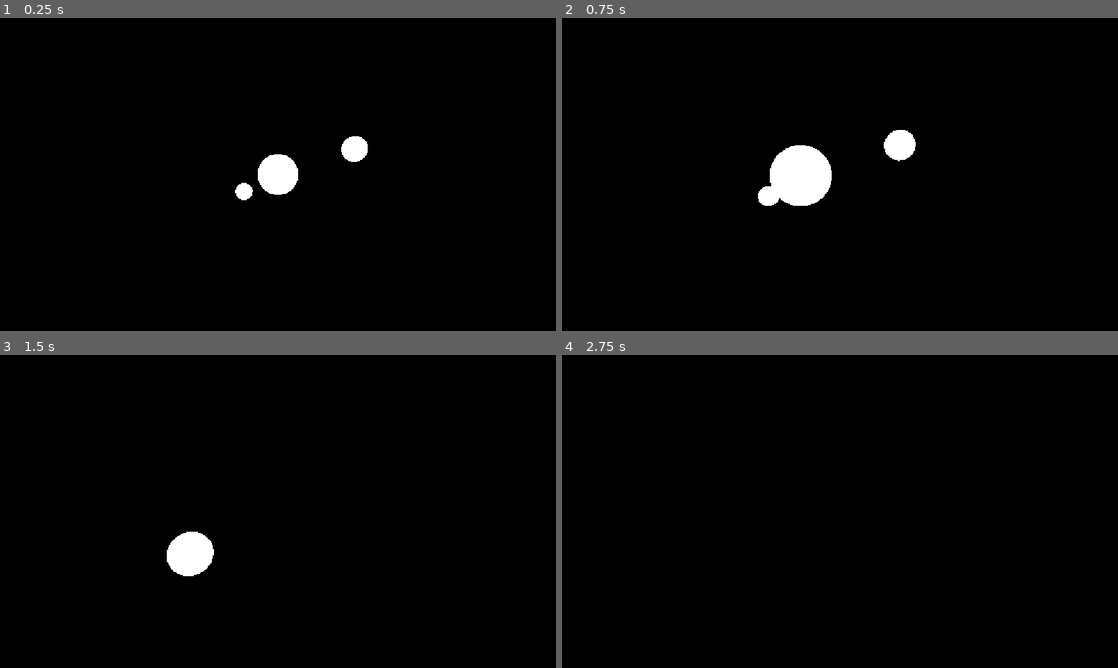
Above: before the commit, frames 1-4 (two rows, left to right).
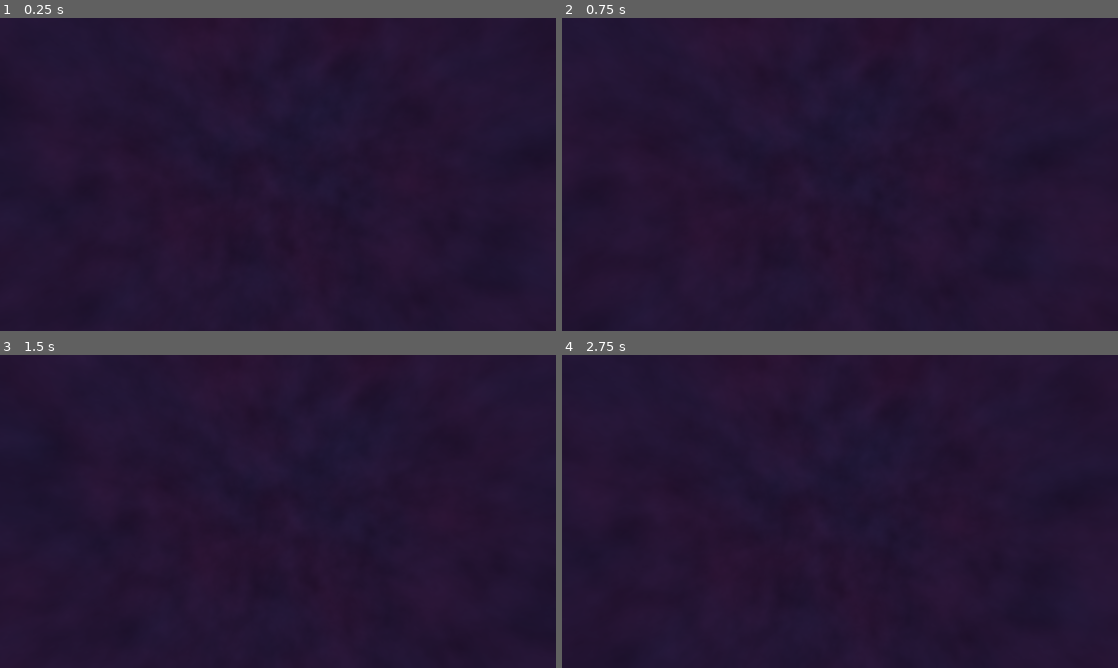
Above: after the commit, the same moments.

Repository: JohnnyEch0/embedding-test
Game: Godot game, scene res://main.tscn
Two runs of this game, one before a commit and one after it. Both use one fixed random seed, a clock stepped at 60 frames per second and the inputs below.
Inputs (mouse positions are in pixels of both pictures, inside the frame that each line leads up to):
- Up to frame 1 (0.25 s): no input
- Up to frame 2 (0.75 s): tap Enter at 0.5 s; move the mouse to (867, 174) at 0.52 s; hold W (move_forward) from 0.53 s (still down)
- Up to frame 3 (1.5 s): keep holding W (move_forward); move the mouse to (250, 511) at 1.27 s
- Up to frame 4 (2.75 s): keep holding W (move_forward); move the mouse to (851, 505) at 2.02 s

The runs differ from the first frame. In frame 1, 100% of the frame differs, in the area x 0-100%, y 0-100%; in frame 2, 100%; in frame 3, 100%; in frame 4, 100%.

Commit message:
Godot Project

Diff:
--- /dev/null
+++ b/godot/data/example.json
@@ -0,0 +1,8 @@
+{
+	"type": "Poem-Embeddings",
+	"schema_version": 0,
+	"author": "Mary Oliver",
+	"title": "Wild Geese",
+	"model": "Embedding-Gemma-2",
+	"dimensions": 128
+}
--- /dev/null
+++ b/godot/data/sample.json
@@ -0,0 +1,713 @@
+{
+	"lines": [
+		"You do not have to be good.",
+		"You do not have to walk on your knees",
+		"for a hundred miles through the desert repenting.",
+		"You only have to let the soft animal of your body",
+		"love what it loves.",
+		"Tell me about despair, yours, and I will tell you mine.",
+		"Meanwhile the world goes on.",
+		"Meanwhile the sun and the clear pebbles of the rain",
+		"are moving across the landscapes,",
+		"over the prairies and the deep trees,",
+		"the mountains and the rivers.",
+		"Meanwhile the wild geese, high in the clean blue air,",
+		"are heading home again.",
+		"Whoever you are, no matter how lonely,",
+		"the world offers itself to your imagination,",
+		"calls to you like the wild geese, harsh and exciting -",
+		"over and over announcing your place",
+        "in the family of things."
+	],
+	"embedding_dict": {
+		"You": [
+			-0.07440310716629028,
+			-0.04733962565660477,
+			0.0683460384607315,
+			0.04617976024746895,
+			0.012933017686009407,
+			-0.04832765460014343
+		],
+		"do": [
+			0.042240142822265625,
+			-0.024190278723835945,
+			0.055957041680812836,
+			-0.02577490359544754,
+			-0.03285619243979454,
+			-0.006338497158139944
+		],
+		"not": [
+			0.00832225102931261,
+			-0.03826813027262688,
+			0.08255862444639206,
+			-0.058516569435596466,
+			-0.02925976552069187,
+			0.009661871939897537
+		],
+		"have": [
+			0.0031880890019237995,
+			-0.005982282571494579,
+			0.0665682777762413,
+			-0.07355991750955582,
+			0.017429860308766365,
+			0.016254328191280365
+		],
+		"to": [
+			-0.0098631726577878,
+			-0.004185833968222141,
+			0.05792809650301933,
+			-0.018980592489242554,
+			-0.020905112847685814,
+			-0.0038730993401259184
+		],
+		"be": [
+			0.013413499109447002,
+			-0.006621891632676125,
+			0.066314198076725,
+			-0.045257534831762314,
+			-0.008146356791257858,
+			-0.02264067903161049
+		],
+		"good.": [
+			0.05146293342113495,
+			0.002113807713612914,
+			0.0600174143910408,
+			-0.03143368661403656,
+			-0.06686362624168396,
+			-0.008628752082586288
+		],
+		"walk": [
+			0.0039005978032946587,
+			-0.005886792205274105,
+			0.04122549295425415,
+			-0.003709157695993781,
+			-0.012730785645544529,
+			-0.063941091299057
+		],
+		"on": [
+			0.011195591650903225,
+			-0.015716010704636574,
+			0.022756008431315422,
+			-0.04560322314500809,
+			-0.009759089909493923,
+			0.040039628744125366
+		],
+		"your": [
+			0.0034667295403778553,
+			-0.03909936919808388,
+			0.09879268705844879,
+			-0.00024285321705974638,
+			-0.0029385238885879517,
+			-0.04687067121267319
+		],
+		"knees": [
+			0.031991008669137955,
+			-0.0031239741947501898,
+			0.016057658940553665,
+			-0.03614730015397072,
+			-0.07032725214958191,
+			-0.053053513169288635
+		],
+		"for": [
+			0.026302222162485123,
+			-0.007281406316906214,
+			0.035812631249427795,
+			-0.07895620167255402,
+			-0.0041112699545919895,
+			0.017658649012446404
+		],
+		"a": [
+			-0.0073505546897649765,
+			-0.00890588853508234,
+			0.06771032512187958,
+			-0.04840712994337082,
+			-0.011739581823348999,
+			-0.0010866037337109447
+		],
+		"hundred": [
+			0.01791885681450367,
+			0.02080899477005005,
+			0.020670266821980476,
+			0.013942026533186436,
+			-0.042187344282865524,
+			0.0041271173395216465
+		],
+		"miles": [
+			0.08133189380168915,
+			-0.0022780252620577812,
+			-0.009766929782927036,
+			-0.004217537585645914,
+			-0.08612656593322754,
+			-0.053318560123443604
+		],
+		"through": [
+			0.049526214599609375,
+			0.005736104212701321,
+			0.06354579329490662,
+			-0.05203143507242203,
+			0.0010598995722830296,
+			0.02546468935906887
+		],
+		"the": [
+			0.01349280122667551,
+			0.004280585329979658,
+			0.06012336164712906,
+			-0.01416860707104206,
+			-0.02381630800664425,
+			-0.018211785703897476
+		],
+		"desert": [
+			0.013648442924022675,
+			0.032130587846040726,
+			0.0480782687664032,
+			0.0008585405885241926,
+			-0.04009266942739487,
+			0.01700615882873535
+		],
+		"repenting.": [
+			-0.022239960730075836,
+			-0.013551490381360054,
+			-0.01323456596583128,
+			0.00813221000134945,
+			-0.05023191124200821,
+			0.022713376209139824
+		],
+		"only": [
+			0.01882559061050415,
+			0.029386864975094795,
+			0.05095933377742767,
+			-0.04679166153073311,
+			-0.01844670996069908,
+			0.006577117368578911
+		],
+		"let": [
+			-0.009373736567795277,
+			-0.07844091951847076,
+			0.07331101596355438,
+			-0.0234809760004282,
+			-0.02294466830790043,
+			0.024993715807795525
+		],
+		"soft": [
+			0.00469944579526782,
+			0.028623366728425026,
+			0.06331393122673035,
+			-0.03426387161016464,
+			0.021322859451174736,
+			0.009223539382219315
+		],
+		"animal": [
+			0.044530730694532394,
+			-0.015645314007997513,
+			0.057221077382564545,
+			-0.062031496316194534,
+			-0.03406234458088875,
+			0.006376667879521847
+		],
+		"of": [
+			0.03179863467812538,
+			-0.038015980273485184,
+			0.050521861761808395,
+			-0.07470306754112244,
+			-0.018035046756267548,
+			0.022353965789079666
+		],
+		"body": [
+			-0.003199043683707714,
+			0.005471091717481613,
+			0.07304482907056808,
+			-0.020842254161834717,
+			-0.0418056845664978,
+			-0.0044395821169018745
+		],
+		"love": [
+			-0.05021172761917114,
+			-0.0012349003227427602,
+			0.05202442407608032,
+			0.015362612903118134,
+			-0.06868991255760193,
+			-0.04726609215140343
+		],
+		"what": [
+			0.0549546554684639,
+			0.0032930842135101557,
+			0.0547449067234993,
+			-0.05470295250415802,
+			-0.019464856013655663,
+			-0.01795670948922634
+		],
+		"it": [
+			0.027073150500655174,
+			-0.003797123907133937,
+			0.07667666673660278,
+			0.007353343069553375,
+			-0.0016289775958284736,
+			-0.0722256600856781
+		],
+		"loves.": [
+			-0.055191680788993835,
+			-0.018238507211208344,
+			0.04514418542385101,
+			0.025124091655015945,
+			-0.057438723742961884,
+			-0.031908027827739716
+		],
+		"Tell": [
+			0.016070496290922165,
+			0.003938310779631138,
+			0.025692008435726166,
+			-0.046551380306482315,
+			0.03414296731352806,
+			0.0025079380720853806
+		],
+		"me": [
+			0.00795018021017313,
+			0.012407099828124046,
+			0.05304938554763794,
+			0.017008567228913307,
+			-0.00809472892433405,
+			-0.02850019372999668
+		],
+		"about": [
+			0.03448595851659775,
+			0.05144301801919937,
+			0.06162605434656143,
+			-0.03853277862071991,
+			-0.005520392209291458,
+			-0.008247598074376583
+		],
+		"despair,": [
+			-0.009581434540450573,
+			0.005504718516021967,
+			0.010744566097855568,
+			-0.06168048828840256,
+			-0.08353814482688904,
+			0.05163265019655228
+		],
+		"yours,": [
+			0.012241516262292862,
+			-0.02746530994772911,
+			0.08948571234941483,
+			0.020896198228001595,
+			-0.01309194229543209,
+			-0.05165040120482445
+		],
+		"and": [
+			-0.005805757828056812,
+			-0.023038676008582115,
+			0.07659735530614853,
+			-0.059374842792749405,
+			0.005043055396527052,
+			0.029057038947939873
+		],
+		"I": [
+			-0.04308845475316048,
+			-0.005110930185765028,
+			0.055568501353263855,
+			-0.03294091671705246,
+			-0.002195298671722412,
+			-0.01914026215672493
+		],
+		"will": [
+			-0.007065115962177515,
+			-0.023080190643668175,
+			0.05968259647488594,
+			-0.010846959426999092,
+			-0.011406331323087215,
+			-0.025937851518392563
+		],
+		"tell": [
+			0.034350279718637466,
+			-0.0012381549458950758,
+			0.0318966880440712,
+			-0.04084775224328041,
+			0.02726212702691555,
+			-0.013733296655118465
+		],
+		"you": [
+			0.004507397301495075,
+			-0.05342452600598335,
+			0.0558917298913002,
+			0.0322219617664814,
+			-0.0009474431280978024,
+			-0.03755373880267143
+		],
+		"mine.": [
+			-0.06648058444261551,
+			0.015042165294289589,
+			0.04177315533161163,
+			-0.00017823213420342654,
+			-0.045025892555713654,
+			-0.09829501807689667
+		],
+		"Meanwhile": [
+			-0.03916331008076668,
+			-0.0065684556029737,
+			-0.015010246075689793,
+			-0.014703914523124695,
+			0.06709839403629303,
+			0.040341511368751526
+		],
+		"world": [
+			0.014938448555767536,
+			0.07033663988113403,
+			0.07717621326446533,
+			-0.06497589498758316,
+			-0.004505796357989311,
+			-0.0021027051843702793
+		],
+		"goes": [
+			0.02229168452322483,
+			0.006210346706211567,
+			0.0644771158695221,
+			-0.06340260058641434,
+			0.01843070611357689,
+			0.029479416087269783
+		],
+		"on.": [
+			0.005009414628148079,
+			-0.01998470537364483,
+			0.0397152304649353,
+			-0.05104731023311615,
+			-0.015293012373149395,
+			0.03682131692767143
+		],
+		"sun": [
+			-0.005984893999993801,
+			0.051456328481435776,
+			-0.00865631178021431,
+			-0.02843397855758667,
+			0.0330430343747139,
+			-0.04269682988524437
+		],
+		"clear": [
+			0.027700137346982956,
+			0.00011981027637375519,
+			0.05748497322201729,
+			-0.05741309002041817,
+			-0.050703708082437515,
+			0.046600207686424255
+		],
+		"pebbles": [
+			0.027900220826268196,
+			0.10535037517547607,
+			0.030563361942768097,
+			-0.01239282637834549,
+			-0.03455139696598053,
+			-0.027053464204072952
+		],
+		"rain": [
+			0.05283886939287186,
+			0.01048736646771431,
+			0.0833016186952591,
+			0.004209879320114851,
+			-0.04757795110344887,
+			-0.025190355256199837
+		],
+		"are": [
+			0.0292114969342947,
+			-0.042372193187475204,
+			0.043739620596170425,
+			-0.013423434458673,
+			0.0015286474954336882,
+			-0.005496562458574772
+		],
+		"moving": [
+			-0.014916351065039635,
+			-0.030917325988411903,
+			-0.02315724454820156,
+			0.01359691470861435,
+			0.0006932637188583612,
+			-0.019858650863170624
+		],
+		"across": [
+			0.015439758077263832,
+			0.022711507976055145,
+			0.044574957340955734,
+			-0.040104206651449203,
+			-0.02255861647427082,
+			-0.003560935379937291
+		],
+		"landscapes,": [
+			-0.029667681083083153,
+			-0.012392961420118809,
+			0.03624129295349121,
+			-0.007235556375235319,
+			-0.014440995641052723,
+			-0.03744078055024147
+		],
+		"over": [
+			0.012891191989183426,
+			-0.025657543912529945,
+			0.05248026177287102,
+			-0.01074810978025198,
+			-0.012246187776327133,
+			0.02242954447865486
+		],
+		"prairies": [
+			0.026635510846972466,
+			0.008036766201257706,
+			0.07154039293527603,
+			0.034625615924596786,
+			-0.09323526918888092,
+			-0.007301160134375095
+		],
+		"deep": [
+			-0.03460810333490372,
+			0.03873429819941521,
+			0.0762682557106018,
+			-0.02736561931669712,
+			-0.031220583245158195,
+			-0.038457293063402176
+		],
+		"trees,": [
+			-0.04108530655503273,
+			-0.019405607134103775,
+			0.03356996551156044,
+			-0.025036698207259178,
+			0.006307905074208975,
+			-0.04599085450172424
+		],
+		"mountains": [
+			-0.029594335705041885,
+			-0.017350614070892334,
+			0.08760777860879898,
+			0.026944734156131744,
+			-0.002737743081524968,
+			-0.004984028171747923
+		],
+		"rivers.": [
+			-0.014940731227397919,
+			0.03532082960009575,
+			0.02493862248957157,
+			-0.010379403829574585,
+			-0.02629075013101101,
+			-0.08492035418748856
+		],
+		"wild": [
+			0.0274882223457098,
+			-0.021865295246243477,
+			0.12216199189424515,
+			-0.0018910524668172002,
+			-0.023874538019299507,
+			0.010235321708023548
+		],
+		"geese,": [
+			0.025879492983222008,
+			0.0047905477695167065,
+			0.04080282524228096,
+			-0.026797126978635788,
+			-0.03141579031944275,
+			-0.01791742444038391
+		],
+		"high": [
+			-0.029182586818933487,
+			0.010133838281035423,
+			0.04900810495018959,
+			-0.020172076299786568,
+			-0.02887187898159027,
+			0.025717005133628845
+		],
+		"in": [
+			-0.010752447880804539,
+			-0.030460886657238007,
+			0.051501329988241196,
+			-0.026149392127990723,
+			-0.032575737684965134,
+			-0.01611260510981083
+		],
+		"clean": [
+			0.00011891590838786215,
+			-0.00421061972156167,
+			0.06676587462425232,
+			-0.05513373762369156,
+			-0.05343648046255112,
+			0.04266918823122978
+		],
+		"blue": [
+			-0.00409093638882041,
+			0.047994859516620636,
+			0.0384860560297966,
+			-0.028116542845964432,
+			-0.035114940255880356,
+			-0.016066595911979675
+		],
+		"air,": [
+			0.002614326775074005,
+			-0.04189527407288551,
+			0.003410320496186614,
+			-0.058560919016599655,
+			-0.04409681260585785,
+			0.05414683371782303
+		],
+		"heading": [
+			-0.06271174550056458,
+			0.020659711211919785,
+			0.05636242777109146,
+			-0.04897523671388626,
+			-0.03328509256243706,
+			0.027033451944589615
+		],
+		"home": [
+			-0.006133266258984804,
+			0.009445229545235634,
+			0.07695204019546509,
+			-0.06354063749313354,
+			-0.035084839910268784,
+			0.014638062566518784
+		],
+		"again.": [
+			-0.0029242192395031452,
+			-0.0024368492886424065,
+			0.03350413963198662,
+			0.00036552740493789315,
+			-0.020124314352869987,
+			-0.027008414268493652
+		],
+		"Whoever": [
+			0.0017037539510056376,
+			0.06115095317363739,
+			0.015610070899128914,
+			-0.0436989888548851,
+			0.02684563770890236,
+			0.014136554673314095
+		],
+		"are,": [
+			0.02798427827656269,
+			-0.035670503973960876,
+			0.05029838904738426,
+			-0.010905048809945583,
+			-0.004662137478590012,
+			-0.0029439048375934362
+		],
+		"no": [
+			0.016858959570527077,
+			-0.018147578462958336,
+			0.033492833375930786,
+			-0.03538355603814125,
+			-0.06790851801633835,
+			0.04933890327811241
+		],
+		"matter": [
+			0.002437350805848837,
+			-0.08369041979312897,
+			0.09913501888513565,
+			-0.05309080705046654,
+			-0.028186393901705742,
+			-0.03952851891517639
+		],
+		"how": [
+			0.019039498642086983,
+			0.007282201666384935,
+			0.05570041760802269,
+			-0.08582884818315506,
+			-0.001383211580105126,
+			-0.018807025626301765
+		],
+		"lonely,": [
+			-0.036557018756866455,
+			0.01725269854068756,
+			-0.001341391820460558,
+			-0.03912938013672829,
+			-0.03833327069878578,
+			0.004960696212947369
+		],
+		"offers": [
+			0.009919710457324982,
+			0.015169748105108738,
+			0.08142054826021194,
+			-0.031103409826755524,
+			-0.02445707842707634,
+			-0.008513012900948524
+		],
+		"itself": [
+			-0.029093189164996147,
+			-0.02461811900138855,
+			0.08681967109441757,
+			0.016747547313570976,
+			-0.028416777029633522,
+			-0.0018993295961990952
+		],
+		"imagination,": [
+			-0.008264870382845402,
+			0.016172124072909355,
+			0.008616807870566845,
+			-0.09908761084079742,
+			0.012488127686083317,
+			-0.007498553022742271
+		],
+		"calls": [
+			-0.013718881644308567,
+			-0.012707150541245937,
+			0.1125463917851448,
+			-0.012006170116364956,
+			0.017871780321002007,
+			0.027403395622968674
+		],
+		"like": [
+			-0.04273369908332825,
+			-0.04778240621089935,
+			0.05666271969676018,
+			-0.01559971459209919,
+			-0.03975856676697731,
+			-0.007798449136316776
+		],
+		"harsh": [
+			0.03011314943432808,
+			0.00021862814901396632,
+			0.029393978416919708,
+			-0.008123761042952538,
+			-0.024302244186401367,
+			0.014636578969657421
+		],
+		"exciting": [
+			-0.0029013375751674175,
+			0.004166165366768837,
+			0.0414932556450367,
+			-0.03652467578649521,
+			-0.021113749593496323,
+			-0.023754354566335678
+		],
+		"-": [
+			0.0021937373094260693,
+			-0.03878189995884895,
+			0.06823871284723282,
+			-0.042006462812423706,
+			-0.04683241248130798,
+			0.015687059611082077
+		],
+		"announcing": [
+			-0.016935501247644424,
+			0.001344806863926351,
+			0.036143574863672256,
+			-0.020646562799811363,
+			-0.013671699911355972,
+			-0.010516691952943802
+		],
+		"place": [
+			0.01884348690509796,
+			-0.021945245563983917,
+			0.06867726147174835,
+			-0.05044783651828766,
+			-0.03003263846039772,
+			-0.0021857814863324165
+		],
+		"family": [
+			0.012954706326127052,
+			0.0028698411770164967,
+			0.03451893478631973,
+			-0.04898940026760101,
+			-0.02578815072774887,
+			-0.02605625055730343
+		],
+		"things.": [
+			-0.033760763704776764,
+			0.010226521641016006,
+			0.09077487885951996,
+			-0.055460844188928604,
+			0.02966058813035488,
+			0.02841568924486637
+		]
+	},
+	"metadata": null
+}
--- /dev/null
+++ b/godot/emb_star.gd
@@ -0,0 +1,16 @@
+class_name EmbStar
+extends MeshInstance3D
+var data: EmbStarData
+
+var label: Label3D
+
+# Called when the node enters the scene tree for the first time.
+func _ready() -> void:
+	label = 	$"Label3D"
+	label.text = data.label + str(data.id)
+	label.position = Vector3i(0,2,0)
+
+
+# Called every frame. 'delta' is the elapsed time since the previous frame.
+func _process(delta: float) -> void:
+	pass
--- /dev/null
+++ b/godot/emb_star.tscn
@@ -0,0 +1,25 @@
+[gd_scene format=3 uid="uid://cqi0dd6rigmra"]
+
+[ext_resource type="Script" uid="uid://bo3nvaduvj7wk" path="res://emb_star.gd" id="1_fdhmq"]
+
+[sub_resource type="StandardMaterial3D" id="StandardMaterial3D_7lpdu"]
+emission_enabled = true
+emission = Color(1, 1, 1, 1)
+
+[sub_resource type="SphereMesh" id="SphereMesh_aa68f"]
+material = SubResource("StandardMaterial3D_7lpdu")
+
+[node name="MeshInstance3D" type="MeshInstance3D" unique_id=1738465357]
+mesh = SubResource("SphereMesh_aa68f")
+script = ExtResource("1_fdhmq")
+
+[node name="Label3D" type="Label3D" parent="." unique_id=354104263]
+visibility_range_end = 5.03
+billboard = 1
+font_size = 72
+
+[node name="OmniLight3D" type="OmniLight3D" parent="." unique_id=2035908262]
+light_energy = 100.0
+light_size = 1.0
+omni_range = 100000.0
+omni_attenuation = 2.0
--- a/godot/main.gd
+++ b/godot/main.gd
@@ -1,8 +1,9 @@
 extends Node3D
-
+var stars_node
 
 # Called when the node enters the scene tree for the first time.
 func _ready() -> void:
+	stars_node = $"Spheres"
 	pass # Replace with function body.
 
 
@@ -14,4 +15,12 @@
 func _unhandled_input(event: InputEvent) -> void:
 	if event.is_action_pressed("exit"):
 		get_tree().quit()
+	if event.is_action_pressed("debug_view"):
+
+		for star:EmbStar in stars_node.stars:
+			star.label.visibility_range_end = 5000000
+	if event.is_action_released("debug_view"):
+		for star:EmbStar in stars_node.stars:
+			star.label.visibility_range_end = 5
+
 	pass
--- a/godot/main.tscn
+++ b/godot/main.tscn
@@ -3,13 +3,25 @@
 [ext_resource type="Script" uid="uid://buwiedcpbttlm" path="res://character_body_3d.gd" id="1_0xm2m"]
 [ext_resource type="Script" uid="uid://ct1hpf3weoa8x" path="res://main.gd" id="1_h2yge"]
 [ext_resource type="Script" uid="uid://t7cwwx4rwxi0" path="res://spheres.gd" id="1_ig7tw"]
+[ext_resource type="Shader" uid="uid://d0ghiwya5633m" path="res://space.gdshader" id="2_1bvp3"]
+
+[sub_resource type="ShaderMaterial" id="ShaderMaterial_h2yge"]
+shader = ExtResource("2_1bvp3")
+shader_parameter/noise_scale = 8.0
+shader_parameter/noise_strength = 0.04
+shader_parameter/tint_a = Color(0.01, 0.015, 0.03, 1)
+shader_parameter/tint_b = Color(0.03, 0.01, 0.025, 1)
 
 [sub_resource type="Sky" id="Sky_x8060"]
+sky_material = SubResource("ShaderMaterial_h2yge")
 
 [sub_resource type="Environment" id="Environment_aa68f"]
 background_mode = 2
 background_energy_multiplier = 8.23
 sky = SubResource("Sky_x8060")
+volumetric_fog_enabled = true
+volumetric_fog_density = 0.01
+volumetric_fog_sky_affect = 0.2
 
 [sub_resource type="CapsuleShape3D" id="CapsuleShape3D_aa68f"]
 
--- a/godot/project.godot
+++ b/godot/project.godot
@@ -17,6 +17,7 @@
 
 [display]
 
+window/size/mode=3
 window/stretch/mode="canvas_items"
 window/stretch/aspect="expand"
 
@@ -57,6 +58,11 @@
 "events": [Object(InputEventKey,"resource_local_to_scene":false,"resource_name":"","device":-1,"window_id":0,"alt_press …(191 unchanged characters)…
 ]
 }
+debug_view={
+"deadzone": 0.2,
+"events": [Object(InputEventKey,"resource_local_to_scene":false,"resource_name":"","device":-1,"window_id":0,"alt_pressed":false,"shift_pressed":false,"ctrl_pressed":false,"meta_pressed":false,"pressed":false,"keycode":0,"physical_keycode":81,"key_label":0,"unicode":113,"location":0,"echo":false,"script":null)
+]
+}
 
 [physics]
 
--- /dev/null
+++ b/godot/resources/emb_star_data.gd
@@ -0,0 +1,8 @@
+class_name EmbStarData
+extends Resource
+
+@export var id: StringName
+@export var label: String
+@export var mesh: Mesh
+@export var material: Material
+@export var spawn_pos: Vector3
--- /dev/null
+++ b/godot/resources/emb_star_data.tres
@@ -0,0 +1,6 @@
+[gd_resource type="Resource" format=3 uid="uid://cda0vb2lpyyka"]
+
+[ext_resource type="Script" uid="uid://ciqd5q2x54dwa" path="res://resources/emb_star_data.gd" id="1_rhvuu"]
+
+[resource]
+script = ExtResource("1_rhvuu")
--- /dev/null
+++ b/godot/space.gdshader
@@ -0,0 +1,46 @@
+shader_type sky;
+
+uniform float noise_scale = 8.0;
+uniform float noise_strength = 0.04;
+uniform vec3 tint_a : source_color = vec3(0.01, 0.015, 0.03);
+uniform vec3 tint_b : source_color = vec3(0.03, 0.01, 0.025);
+
+// hash/value noise
+vec3 hash33(vec3 p) {
+    p = vec3(dot(p, vec3(127.1, 311.7, 74.7)),
+             dot(p, vec3(269.5, 183.3, 246.1)),
+             dot(p, vec3(113.5, 271.9, 124.6)));
+    return fract(sin(p) * 43758.5453) * 2.0 - 1.0;
+}
+
+float noise(vec3 p) {
+    vec3 i = floor(p);
+    vec3 f = fract(p);
+    vec3 u = f * f * (3.0 - 2.0 * f);
+    return mix(mix(mix(dot(hash33(i + vec3(0,0,0)), f - vec3(0,0,0)),
+                       dot(hash33(i + vec3(1,0,0)), f - vec3(1,0,0)), u.x),
+                   mix(dot(hash33(i + vec3(0,1,0)), f - vec3(0,1,0)),
+                       dot(hash33(i + vec3(1,1,0)), f - vec3(1,1,0)), u.x), u.y),
+               mix(mix(dot(hash33(i + vec3(0,0,1)), f - vec3(0,0,1)),
+                       dot(hash33(i + vec3(1,0,1)), f - vec3(1,0,1)), u.x),
+                   mix(dot(hash33(i + vec3(0,1,1)), f - vec3(0,1,1)),
+                       dot(hash33(i + vec3(1,1,1)), f - vec3(1,1,1)), u.x), u.y), u.z);
+}
+
+float fbm(vec3 p) {
+    float v = 0.0, a = 0.5;
+    for (int i = 0; i < 5; i++) {
+        v += a * noise(p);
+        p *= 2.0;
+        a *= 0.5;
+    }
+    return v;
+}
+
+void sky() {
+    vec3 d = EYEDIR;
+    float n = fbm(d * noise_scale) * 0.5 + 0.5;
+    float n2 = fbm(d * noise_scale * 0.33 + 50.0) * 0.5 + 0.5;
+    vec3 col = mix(tint_a, tint_b, n2) * (0.5 + n * noise_strength * 20.0);
+    COLOR = col;
+}
--- a/godot/spheres.gd
+++ b/godot/spheres.gd
@@ -1,4 +1,7 @@
 extends Node3D
+
+const STAR_SCENE = preload("res://emb_star.tscn")
+
 
 const POSITIONS: Array[Vector3] = [
 	Vector3(0, 0, -5),
@@ -6,9 +9,48 @@
 	Vector3(-2, -1, -12),
 ]
 
+var stars: Array[EmbStar] = []
+
+
 @export var radius: float = 0.5
 
 func _ready() -> void:
+	var json = JSON.new()
+	var file = FileAccess.open("res://data/sample.json", FileAccess.READ)
+	if file == null:
+		print("File error: ", )
+	var error = json.parse(file.get_as_text())
+	var star_data: Array[EmbStarData] = []
+	if error == OK:
+		var data = json.data
+		var first_line:String = data["lines"][0]
+		print(first_line)
+		var emb_dict = data["embedding_dict"]
+
+		for word in first_line.split(" "):
+			var single_star_data = EmbStarData.new()
+			var emb = emb_dict[word].slice(0,3)
+			# print(word, emb)
+			single_star_data.label = word
+			single_star_data.spawn_pos = Vector3(emb[0] * 1000, emb[1] * 1000, emb[2] * 1000)
+			star_data.append(single_star_data)
+	else:
+		print("JSON Parse Error: ", json.get_error_message(), json.get_error_line())
+
+
+	for sd in star_data:
+		var inst: MeshInstance3D = STAR_SCENE.instantiate()
+		inst.data = sd
+		inst.position = sd.spawn_pos
+
+		add_child(inst)
+		stars.append(inst)
+		print("Star created at %s", inst.position)
+		print("Star created at %s", inst.mesh)
+
+
+
+func _depr_spawn():
 	var mesh := SphereMesh.new()
 	mesh.radius = radius
 	mesh.height = radius * 2.0
Not shown, added: godot/emb_star.gd.uid
Not shown, added: godot/resources/emb_star_data.gd.uid
Empty file removed: godot/sky.gdshader
Not shown, removed: godot/sky.gdshader.uid
Not shown, added: godot/space.gdshader.uid
